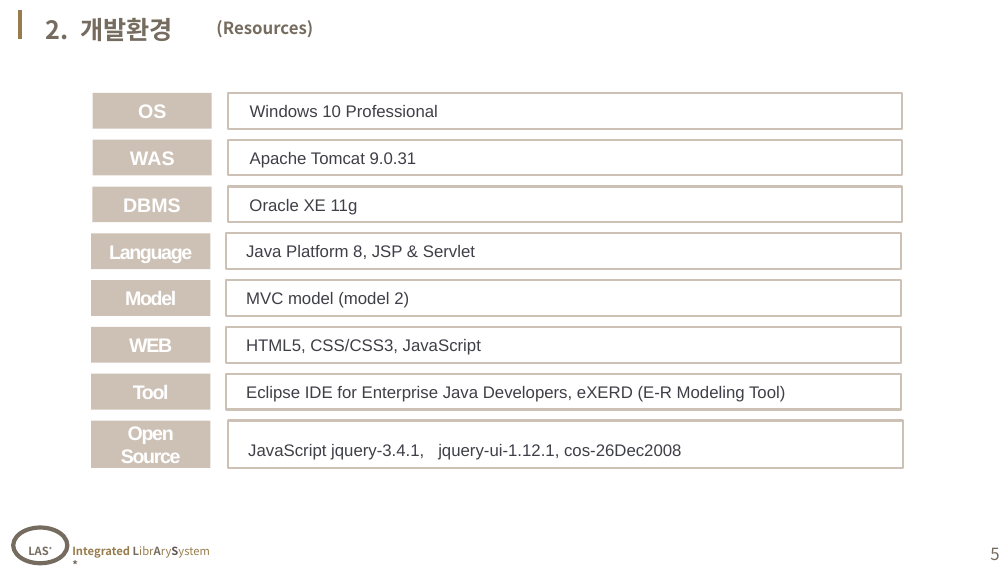
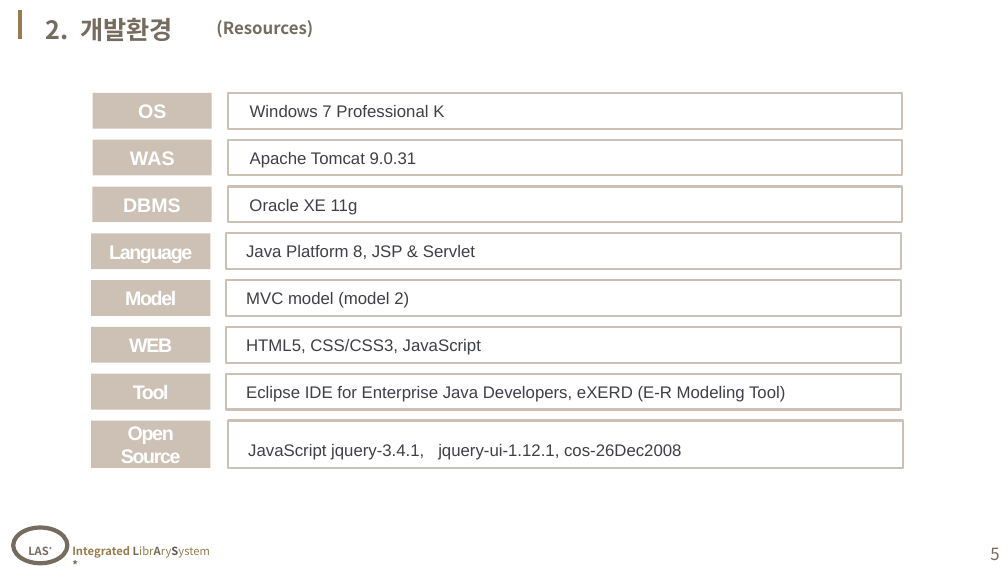
Before and after one commit to ChoiDV/learning, a slide deck: slide 5 of Note/교안/07_1'st Project/sample_ver0624.pptx. Drawn at 1008x567 pixels with LibreOffice and Linux fonts; fonts in the diff are those of the drawing; background and template pictures are left out. Boxes give left, top, right and bottom in pixels: in the first picture for what was removed or moved away, otherwise in the second. Text is boxed around its words. In the diff, an @@ line names an element or a change of style, - is before the commit and + after.

```diff
--- a/Note/교안/07_1'st Project/sample_ver0624.pptx
+++ b/Note/교안/07_1'st Project/sample_ver0624.pptx
@@ text in rectangle at (250, 105, 444, 117): text changed @@
-Windows 10 Professional
+Windows 7 Professional K
```
Also in this commit, not shown: 7 other slides changed, 11 slides added, 11 other files.
